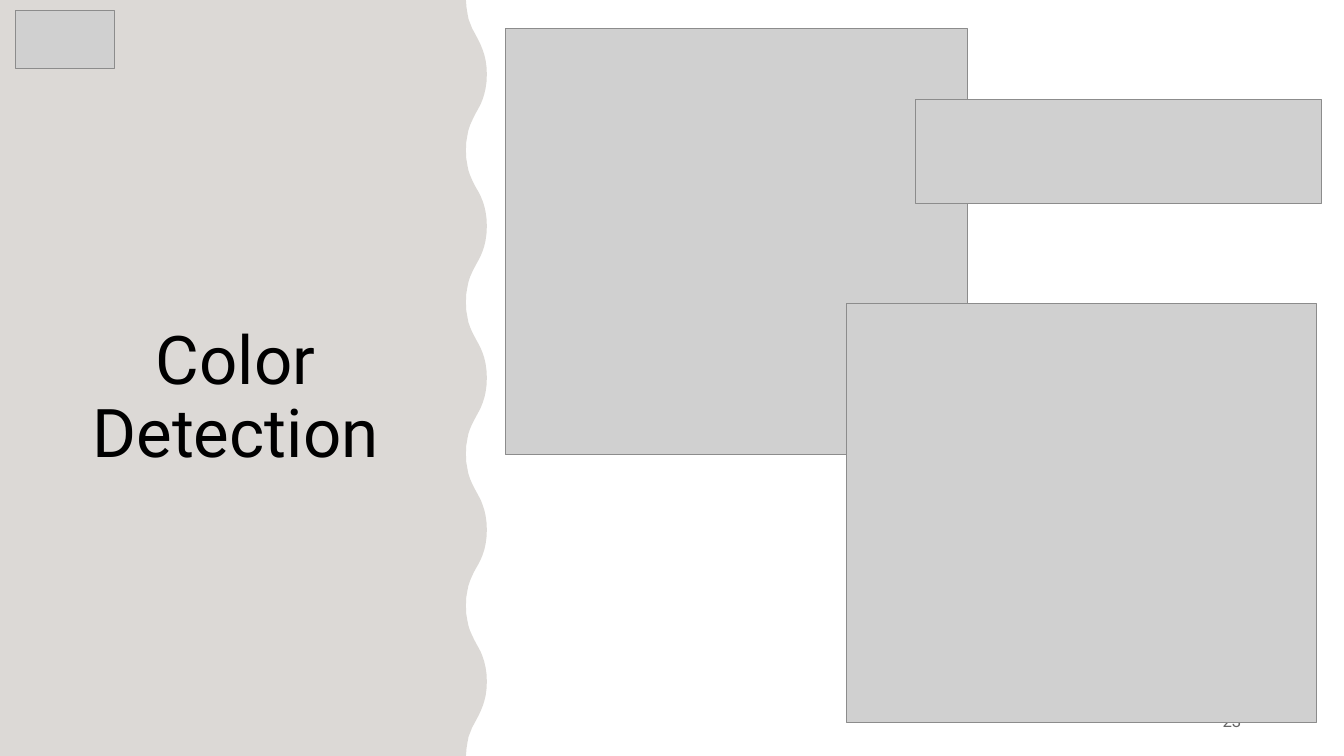
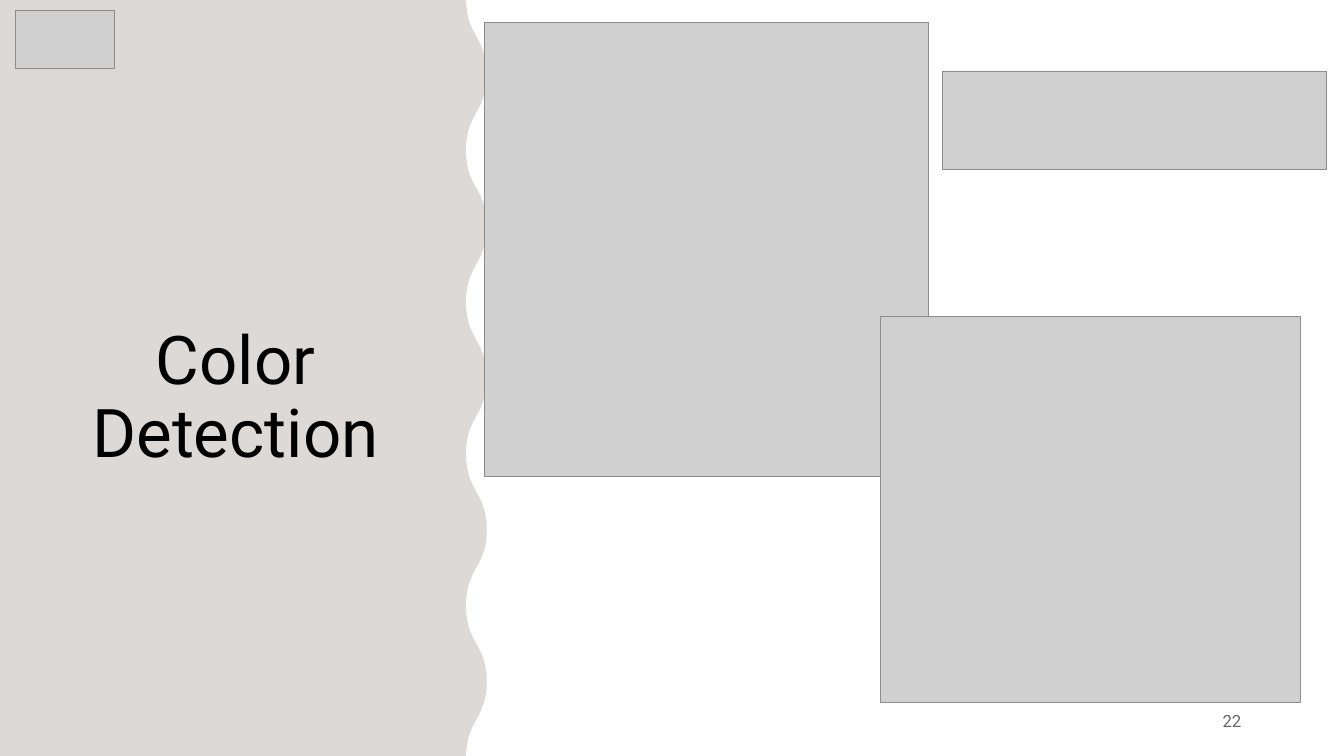
Before and after one commit to JasmeetMatta/Precision-Farming-Bot, a slide deck: slide 22 of Presentation/Final Precision Farming Using Autonomous Vehicle.pptx (slide 23 before the commit). Drawn at 1344x756 pixels with LibreOffice and Linux fonts; fonts in the diff are those of the drawing; grey boxes stand for pictures. Boxes give left, top, right and bottom in pixels: in the first picture for what was removed or moved away, otherwise in the second. Text is boxed around its words. In the diff, an @@ line names an element or a change of style, - is before the commit and + after.

```diff
--- a/Presentation/Final Precision Farming Using Autonomous Vehicle.pptx
+++ b/Presentation/Final Precision Farming Using Autonomous Vehicle.pptx
@@ picture: place and size @@
-picture at (505,28,968,455)
+picture at (485,22,930,477)
@@ picture added at (943,72,1327,169) @@
@@ picture removed at (915,100,1321,204) @@
@@ picture: place and size @@
-picture at (847,303,1318,722)
+picture at (880,317,1301,703)
@@ page number at (1223,715,1242,727): text changed @@
-23
+22
```
Also in this commit, not shown: 4 other slides changed, 1 other file.
